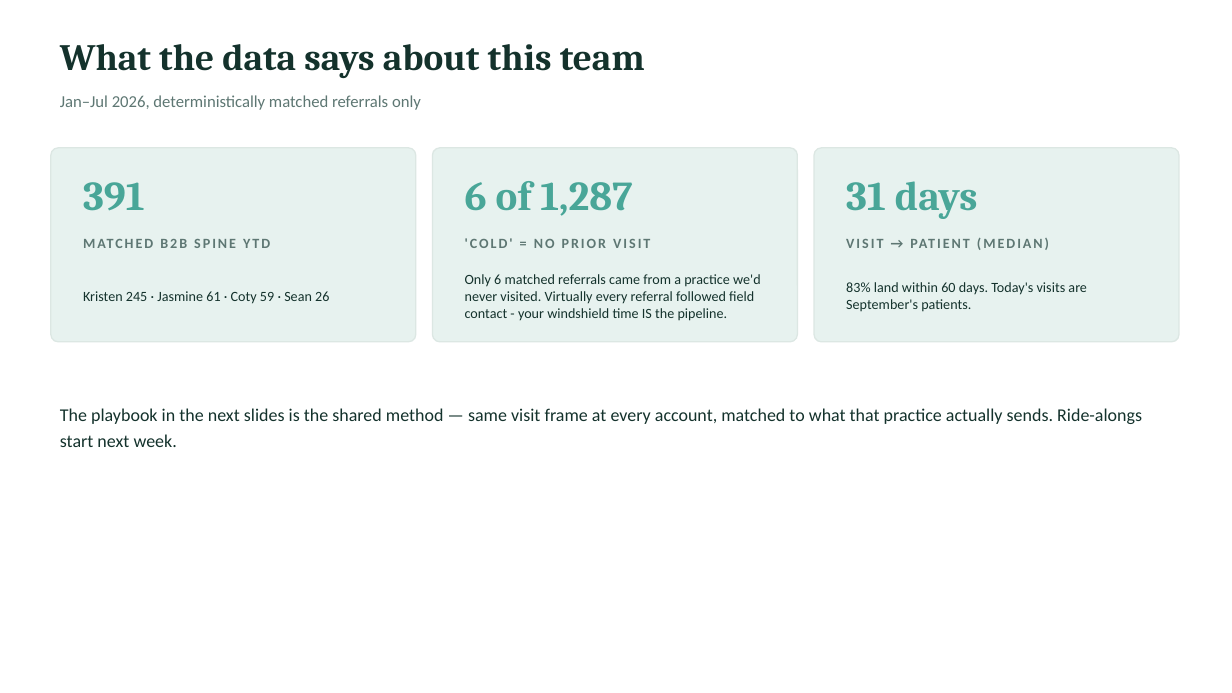
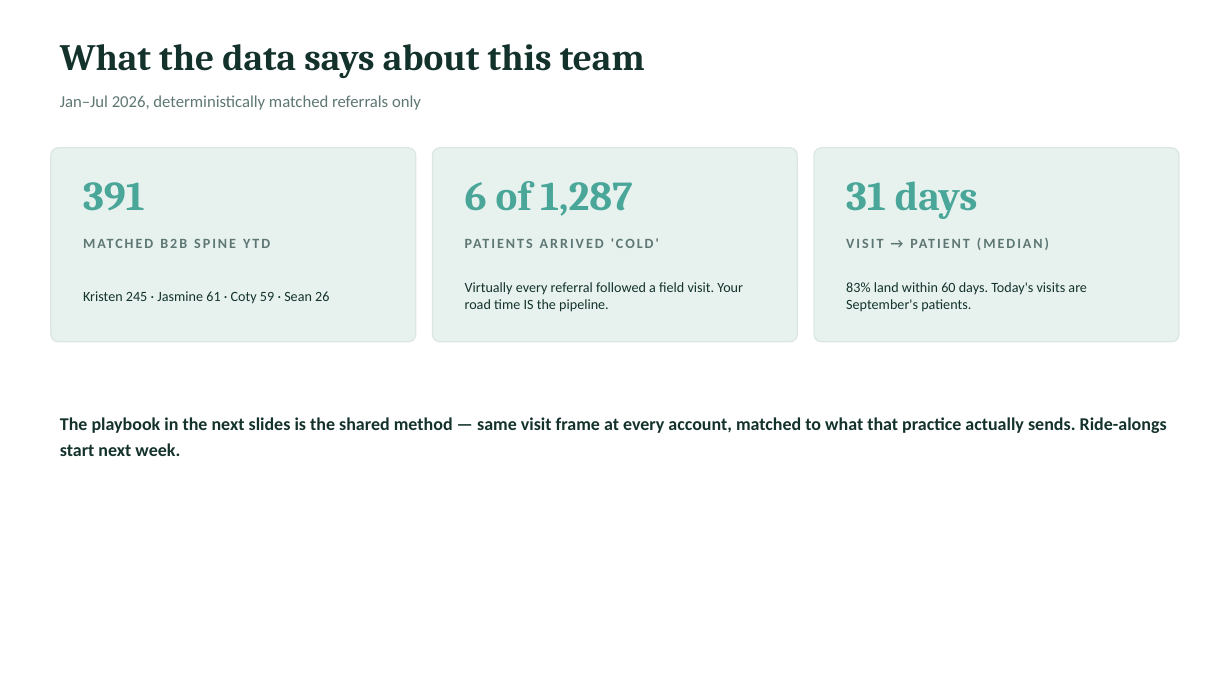
Before and after one commit to JosephAndrewMacLean/SHP, a slide deck: slide 3 of pm/kristen-share/SHP-Spine-Team-Rollout_Kristen_Jul22.pptx. Drawn at 1232x693 pixels with LibreOffice and Linux fonts; fonts in the diff are those of the drawing. Boxes give left, top, right and bottom in pixels: in the first picture for what was removed or moved away, otherwise in the second. Text is boxed around its words. In the diff, an @@ line names an element or a change of style, - is before the commit and + after.

```diff
--- a/pm/kristen-share/SHP-Spine-Team-Rollout_Kristen_Jul22.pptx
+++ b/pm/kristen-share/SHP-Spine-Team-Rollout_Kristen_Jul22.pptx
@@ text at (x1=465, y1=238, x2=650, y2=248): text changed @@
-'COLD' = NO PRIOR VISIT
+PATIENTS ARRIVED 'COLD'
@@ text at (x1=465, y1=282, x2=743, y2=312): text changed @@
-Only 6 matched referrals came from a practice we'd never visited. Virtually every referral followed field contact - your windshield time IS the pipeline.
+Virtually every referral followed a field visit. Your road time IS the pipeline.
@@ text "The playbook in the next ..." at (x1=60, y1=417, x2=1167, y2=456): bold on @@
```
Also in this commit, not shown: 8 other slides changed, 1 slide removed, 7 other files.
